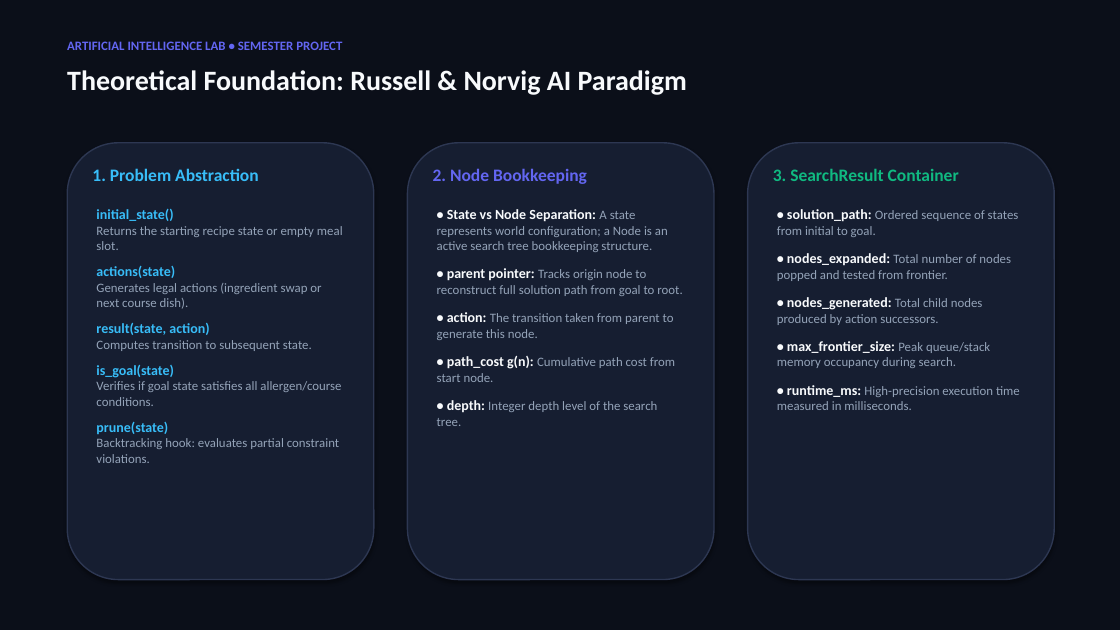
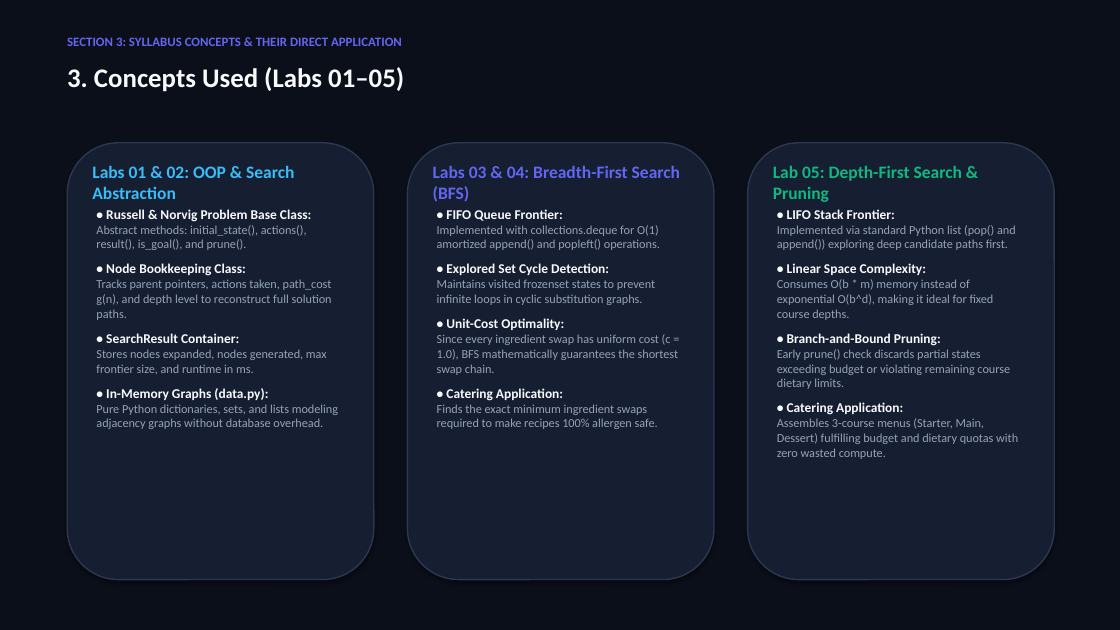
Before and after one commit to rayyan-mustafa/CaterIQ, a slide deck: slide 4 of CaterIQ_Presentation_Rayyan_Mustafa_2312335.pptx (slide 3 before the commit). Drawn at 1120x630 pixels with LibreOffice and Linux fonts; fonts in the diff are those of the drawing. Boxes give left, top, right and bottom in pixels: in the first picture for what was removed or moved away, otherwise in the second. Text is boxed around its words. In the diff, an @@ line names an element or a change of style, - is before the commit and + after.

Commit message:
docs(docs): align presentation format strictly with lab evaluation rubric
- Structure slides across the 5 required curriculum sections
- Feature group members block on title slide with Rayyan Mustafa (2312335)
- Include detailed concept mappings for Labs 01-05 and benchmark results

```diff
--- a/CaterIQ_Presentation_Rayyan_Mustafa_2312335.pptx
+++ b/CaterIQ_Presentation_Rayyan_Mustafa_2312335.pptx
@@ text at box(67, 37, 402, 46): text changed @@
-ARTIFICIAL INTELLIGENCE LAB • SEMESTER PROJECT
+SECTION 3: SYLLABUS CONCEPTS & THEIR DIRECT APPLICATION
@@ text at box(67, 67, 404, 92): text changed; size 24 to 23 pt @@
-Theoretical Foundation: Russell & Norvig AI Paradigm
+3. Concepts Used (Labs 01–05)
@@ text at box(92, 165, 294, 199): text changed @@
-1. Problem Abstraction
+Labs 01 & 02: OOP & Search Abstraction
@@ text at box(433, 165, 680, 202): text changed @@
-2. Node Bookkeeping
+Labs 03 & 04: Breadth-First Search (BFS)
@@ text at box(773, 165, 962, 202): text changed @@
-3. SearchResult Container
+Lab 05: Depth-First Search & Pruning
@@ text at box(96, 209, 338, 429): text changed; size 11 to 10.5 pt @@
-initial_state()
-Returns the starting recipe state or empty meal slot.
-actions(state)
-Generates legal actions (ingredient swap or next course dish).
-result(state, action)
-Computes transition to subsequent state.
-is_goal(state)
-Verifies if goal state satisfies all allergen/course conditions.
-prune(state)
-Backtracking hook: evaluates partial constraint violations.
+• Russell & Norvig Problem Base Class:
+Abstract methods: initial_state(), actions(), result(), is_goal(), and prune().
+• Node Bookkeeping Class:
+Tracks parent pointers, actions taken, path_cost g(n), and depth level to reconstruct full solution paths.
+• SearchResult Container:
+Stores nodes expanded, nodes generated, max frontier size, and runtime in ms.
+• In-Memory Graphs (data.py):
+Pure Python dictionaries, sets, and lists modeling adjacency graphs without database overhead.
@@ text at box(437, 209, 678, 429): text changed; size 11 to 10.5 pt @@
-• State vs Node Separation: A state represents world configuration; a Node is an active search tree bookkeeping structure.
-• parent pointer: Tracks origin node to reconstruct full solution path from goal to root.
-• action: The transition taken from parent to generate this node.
-• path_cost g(n): Cumulative path cost from start node.
-• depth: Integer depth level of the search tree.
+• FIFO Queue Frontier:
+Implemented with collections.deque for O(1) amortized append() and popleft() operations.
+• Explored Set Cycle Detection:
+Maintains visited frozenset states to prevent infinite loops in cyclic substitution graphs.
+• Unit-Cost Optimality:
+Since every ingredient swap has uniform cost (c = 1.0), BFS mathematically guarantees the shortest swap chain.
+• Catering Application:
+Finds the exact minimum ingredient swaps required to make recipes 100% allergen safe.
@@ text at box(777, 209, 1018, 459): text changed; size 11 to 10.5 pt @@
-• solution_path: Ordered sequence of states from initial to goal.
-• nodes_expanded: Total number of nodes popped and tested from frontier.
-• nodes_generated: Total child nodes produced by action successors.
-• max_frontier_size: Peak queue/stack memory occupancy during search.
-• runtime_ms: High-precision execution time measured in milliseconds.
+• LIFO Stack Frontier:
+Implemented via standard Python list (pop() and append()) exploring deep candidate paths first.
+• Linear Space Complexity:
+Consumes O(b * m) memory instead of exponential O(b^d), making it ideal for fixed course depths.
+• Branch-and-Bound Pruning:
+Early prune() check discards partial states exceeding budget or violating remaining course dietary limits.
+• Catering Application:
+Assembles 3-course menus (Starter, Main, Dessert) fulfilling budget and dietary quotas with zero wasted compute.
```
Also in this commit, not shown: 3 other slides changed, 4 slides added, 4 slides removed, 1 other file.
